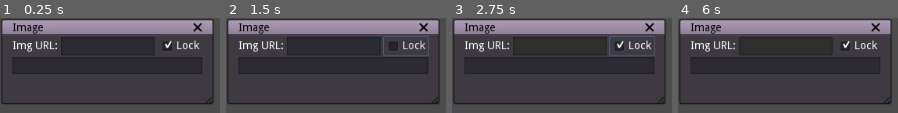
Above: before the commit, frames 1-4 (left to right).
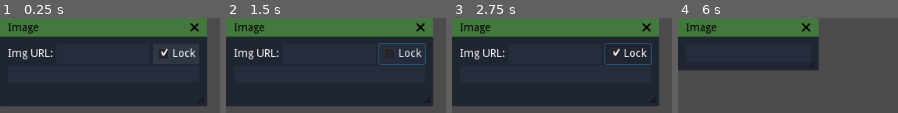
Above: after the commit, the same moments.

Repository: asheraryam/fikir-organizer
Game: Godot game, scene res://GraphNode.tscn
Two runs of this game, one before a commit and one after it. Both use one fixed random seed, a clock stepped at 60 frames per second and the inputs below. This scene is started directly instead of the project's main scene.
Inputs (mouse positions are in pixels of both pictures, inside the frame that each line leads up to; where the layout moved, square brackets give the same spot in the first picture):
- Up to frame 1 (0.25 s): no input
- Up to frame 2 (1.5 s): click "Lock" at 0.5 s; click (329, 64) [333, 56] at 1.25 s
- Up to frame 3 (2.75 s): click "Lock" at 2 s
- Up to frame 4 (6 s): click (781, 64) [785, 56] at 2.75 s; click "Lock" at 3.5 s; click (781, 64) [785, 56] at 4.25 s; tap Enter (ui_accept) at 5, 5.75 s; drag from (785, 46) to (outside the picture) at 5.02 s; drag from (outside the picture) to (outside the picture) at 5.77 s

The runs differ from the first frame. In frame 1, 60% of the frame differs, in the area x 0-98%, y 0-93%; in frame 2, 61%; in frame 3, 61%; in frame 4, 36%.

Commit message:
Add shortcut to instantly paste image from url, and another to paste a screenshot of the target website url.
Also change UI theme.

Screenshots of websites are obtained from the thumbnailsws API.

Diff:
--- a/source/GraphNode.gd
+++ b/source/GraphNode.gd
@@ -1,8 +1,12 @@
 extends GraphNode
 
+var API_KEY_THUMBNAILSWS = "ab97c2113e52c3aeca17d5d2b218aa2a4ac169d95308"
+var SNAPSHOT_WIDTH = 1080 #720
 onready var http_request := $HTTPRequest
 
-onready var text_edit = $HBoxContainer/TextEdit
+onready var text_edit = $HBoxContainer/ImageSettings/TextEdit
+onready var lock_btn = $HBoxContainer/ImageSettings/LockButton
+onready var url_label = $HBoxContainer/ImageSettings/URL_Label
 var texture_rect : TextureButton
 
 func _ready():
@@ -15,29 +19,62 @@
 	texture_rect.connect("pressed", self, "_on_TextureRect_pressed" )
 
 
-func get_image(url):
+func get_snapshot(url:String):
+	var thing = "https://api.thumbnail.ws/api/" + API_KEY_THUMBNAILSWS + "/thumbnail/get?url=" +url.percent_encode()+"&width="+ str(SNAPSHOT_WIDTH).percent_encode()
+	print(thing)
+	var error = http_request.request(thing)
+	if error != OK:
+	#	push_error("An error occurred in the HTTP request.")
+		set_node_empty()
+		return false
+
+	text_edit.text = url
+	set_node_has_image()
+	return true
+
+func get_image(url : String):
+	if url.find("gyazo.com") != -1 and url.find("i.gyazo.com") == -1:
+		print("Fixing gyazo link")
+		url.replace("gyazo.com", "i.gyazo.com")
+		url += ".png"
+	elif url.find("imgur.com") != -1 and url.find("i.imgur.com") == -1:
+		print("Fixing imgur link")
+		url.replace("imgur.com", "i.imgur.com")
+		url += ".png"
+
+
+
 	var http_stat = http_request.get_http_client_status()
 	if http_stat != HTTPClient.STATUS_CONNECTING and http_stat != HTTPClient.STATUS_RESOLVING:
 		var error = http_request.request(url)
 		if error != OK:
 		#	push_error("An error occurred in the HTTP request.")
+			set_node_empty()
 			return false
+
+		text_edit.text = url
+		set_node_has_image()
 		return true
 
+	set_node_empty()
 	return false
 
 
 # Called when the HTTP request is completed.
 func _http_request_completed(result, response_code, headers, body):
 	var image = Image.new()
+
+	print("Fetched image")
+	var texture : ImageTexture = ImageTexture.new()
+
 	var error = image.load_png_from_buffer(body)
 	if error != OK:
-		push_error("Couldn't load the image.")
-		set_node_empty()
-		return
-
-	print("Fetched image")
-	var texture : ImageTexture = ImageTexture.new()
+		push_error("Couldn't load png image, trying as jpg.")
+		var image_error = image.load_jpg_from_buffer(body)
+		if image_error != OK:
+			push_error("Couldn't load jpg image.")
+			set_node_empty()
+			return
 
 	texture.create_from_image(image)
 
@@ -45,11 +82,13 @@
 #	var texture_rect = TextureRect.new()
 #	add_child(texture_rect)
 	texture_rect.texture_normal = texture
-	$HBoxContainer/LockButton.visible = true
-	$HBoxContainer/LockButton.pressed = true
+	lock_btn.visible = true
+	lock_btn.pressed = true
 	text_edit.readonly = true
 
-	if not texture:
+	if texture:
+		set_node_has_image()
+	else:
 		set_node_empty()
 
 #	$TextureRect.rect_size = texture.get_size()
@@ -83,53 +122,65 @@
 		return ''
 
 func _on_Node_raise_request():
-	self.raise()
-
+	raise()
+	$BodyText.grab_focus()
 
 func _on_TextEdit_gui_input(event: InputEvent):
-	pass
-#	if event.is_action_released("ui_accept"):
-#		var url = text_edit.text.trim_suffix("\n")
-#		get_image(url)
-#		print("URL" + url)
-
-func check_for_image():
-	var url = text_edit.text.trim_suffix("\n")
+	if event.is_action_released("ui_accept"):
+		call_deferred("check_for_image")
+
+
+func check_for_image(p_url: String = ""):
+	var url
+	if p_url and p_url.length() >0:
+		url = p_url
+	else:
+		url = text_edit.text.trim_suffix("\n")
 	if url:
 		var success = get_image(url)
 		if success:
+			if p_url:
+				text_edit.text = p_url
 			var base_name = url.trim_prefix("http://").trim_prefix("https://")
 			base_name = base_name.split("/")[0]
 #			title = str(base_name)
 			title = "Image"
-			$HBoxContainer/URL_Label.visible = false
-	#		$ImageContainer.add_child(texture_rect)
-			$ImageContainer.visible = true
-			print("URL" + url)
-			texture_rect.rect_min_size = Vector2(160,160)
-
-			if texture_rect.expand:
-				rect_size = rect_min_size
+			set_node_has_image()
 		else:
 			set_node_empty()
 	else:
 		set_node_empty()
 
 func _on_TextEdit_text_changed():
-	call_deferred("check_for_image")
+	pass
+#	call_deferred("check_for_image")
 
 func set_node_empty():
+	$HBoxContainer/ImageSettings.visible = false
+
 	title = "Image"
 	$ImageContainer/TextureRect.texture_normal = null
 #	$ImageContainer.remove_child(texture_rect)
 	$ImageContainer.hide()
-	$HBoxContainer/LockButton.visible = false
-	$HBoxContainer/URL_Label.visible = true
+	lock_btn.visible = false
+	url_label.visible = true
 	texture_rect.rect_min_size = Vector2(0,0)
 
 	rect_size = rect_min_size
 
-
+func set_node_has_image():
+	$HBoxContainer/ImageSettings.visible = true
+	url_label.visible = false
+#		$ImageContainer.add_child(texture_rect)
+	$ImageContainer.visible = true
+	texture_rect.rect_min_size = Vector2(160,160)
+
+	if texture_rect.expand:
+		rect_size = rect_min_size
+
+func force_selected():
+	selected= true
+	$BodyText.grab_focus()
 
 
 func _on_Scale_Size_Button_toggled(button_pressed):
@@ -138,7 +189,6 @@
 	else:
 		texture_rect.expand = true
 		rect_size = rect_min_size
-
 
 func _on_TextureRect_pressed():
 	if texture_rect.expand:
--- a/source/GraphNode.tscn
+++ b/source/GraphNode.tscn
@@ -1,8 +1,20 @@
-[gd_scene load_steps=4 format=2]
+[gd_scene load_steps=8 format=2]
 
 [ext_resource path="res://GraphNode.gd" type="Script" id=1]
 [ext_resource path="res://TextEditExpand.gd" type="Script" id=2]
 [ext_resource path="res://ImageTextureRect.tscn" type="PackedScene" id=3]
+[ext_resource path="res://Themes/Dialogs/Dialog.tres" type="Theme" id=4]
+[ext_resource path="res://Themes/Nodes/Normal/Option.tres" type="StyleBox" id=5]
+[ext_resource path="res://Themes/Nodes/Normal/Expression.tres" type="StyleBox" id=6]
+
+[sub_resource type="StyleBoxFlat" id=4]
+bg_color = Color( 0.145098, 0.172549, 0.231373, 1 )
+corner_radius_top_left = 1
+corner_radius_top_right = 1
+corner_radius_bottom_right = 1
+corner_radius_bottom_left = 1
+expand_margin_left = 2.0
+expand_margin_right = 2.0
 
 [node name="GraphNode" type="GraphNode" groups=[
 "Persist",
@@ -11,6 +23,9 @@
 margin_bottom = 113.0
 rect_min_size = Vector2( 160, 40 )
 mouse_filter = 1
+theme = ExtResource( 4 )
+custom_styles/frame = ExtResource( 5 )
+custom_styles/selectedframe = ExtResource( 6 )
 title = "Image"
 show_close = true
 resizable = true
@@ -40,57 +55,82 @@
 [node name="HTTPRequest" type="HTTPRequest" parent="."]
 
 [node name="HBoxContainer" type="HBoxContainer" parent="."]
-margin_left = 16.0
-margin_top = 24.0
-margin_right = 259.0
-margin_bottom = 64.0
+margin_left = 10.0
+margin_top = 33.0
+margin_right = 255.0
+margin_bottom = 59.0
 alignment = 1
 __meta__ = {
 "_edit_use_anchors_": false
 }
 
-[node name="URL_Label" type="Label" parent="HBoxContainer"]
-margin_top = 13.0
+[node name="ImageSettings" type="HBoxContainer" parent="HBoxContainer"]
+margin_right = 245.0
+margin_bottom = 26.0
+
+[node name="URL_Label" type="Label" parent="HBoxContainer/ImageSettings"]
+margin_top = 6.0
 margin_right = 58.0
-margin_bottom = 27.0
+margin_bottom = 20.0
 text = "Img URL:"
 
-[node name="TextEdit" type="TextEdit" parent="HBoxContainer"]
+[node name="TextEdit" type="TextEdit" parent="HBoxContainer/ImageSettings"]
 margin_left = 62.0
 margin_right = 182.0
-margin_bottom = 40.0
-rect_min_size = Vector2( 120, 40 )
+margin_bottom = 26.0
+rect_min_size = Vector2( 120, 20 )
+focus_neighbour_left = NodePath("../../BodyText")
+focus_neighbour_top = NodePath("../../BodyText")
+focus_neighbour_right = NodePath("../../BodyText")
+focus_neighbour_bottom = NodePath("../../BodyText")
+focus_next = NodePath("../../BodyText")
+focus_previous = NodePath("../../BodyText")
+custom_styles/read_only = SubResource( 4 )
+custom_styles/focus = SubResource( 4 )
+custom_styles/normal = SubResource( 4 )
+custom_styles/completion = SubResource( 4 )
 wrap_enabled = true
 script = ExtResource( 2 )
+expand = false
 min_line = 1
 max_line = 1
 
-[node name="LockButton" type="CheckBox" parent="HBoxContainer"]
+[node name="LockButton" type="CheckBox" parent="HBoxContainer/ImageSettings"]
 margin_left = 186.0
-margin_right = 243.0
-margin_bottom = 40.0
+margin_right = 245.0
+margin_bottom = 26.0
 pressed = true
 text = "Lock"
 
 [node name="ImageContainer" type="HBoxContainer" parent="."]
-margin_left = 16.0
-margin_top = 65.0
-margin_right = 259.0
-margin_bottom = 65.0
+margin_left = 10.0
+margin_top = 60.0
+margin_right = 255.0
+margin_bottom = 60.0
 alignment = 1
 
 [node name="TextureRect" parent="ImageContainer" instance=ExtResource( 3 )]
-margin_left = 121.0
-margin_right = 121.0
+margin_left = 122.0
+margin_right = 122.0
 margin_bottom = 0.0
 rect_min_size = Vector2( 0, 0 )
 
 [node name="BodyText" type="TextEdit" parent="."]
-margin_left = 16.0
-margin_top = 66.0
-margin_right = 259.0
-margin_bottom = 106.0
+margin_left = 10.0
+margin_top = 61.0
+margin_right = 255.0
+margin_bottom = 101.0
 rect_min_size = Vector2( 160, 40 )
+focus_neighbour_left = NodePath("../HBoxContainer/TextEdit")
+focus_neighbour_top = NodePath("../HBoxContainer/TextEdit")
+focus_neighbour_right = NodePath("../HBoxContainer/TextEdit")
+focus_neighbour_bottom = NodePath("../HBoxContainer/TextEdit")
+focus_next = NodePath("../HBoxContainer/TextEdit")
+focus_previous = NodePath("../HBoxContainer/TextEdit")
+custom_styles/read_only = SubResource( 4 )
+custom_styles/focus = SubResource( 4 )
+custom_styles/normal = SubResource( 4 )
+custom_styles/completion = SubResource( 4 )
 wrap_enabled = true
 script = ExtResource( 2 )
 min_line = 1
@@ -98,8 +138,8 @@
 [connection signal="close_request" from="." to="." method="_on_Node_close_request"]
 [connection signal="raise_request" from="." to="." method="_on_Node_raise_request"]
 [connection signal="resize_request" from="." to="." method="_on_Node_resize_request"]
-[connection signal="gui_input" from="HBoxContainer/TextEdit" to="." method="_on_TextEdit_gui_input"]
-[connection signal="text_changed" from="HBoxContainer/TextEdit" to="HBoxContainer/TextEdit" method="_on_ExpandingText_text_changed"]
-[connection signal="text_changed" from="HBoxContainer/TextEdit" to="." method="_on_TextEdit_text_changed"]
-[connection signal="toggled" from="HBoxContainer/LockButton" to="." method="_on_LockButton_toggled"]
+[connection signal="gui_input" from="HBoxContainer/ImageSettings/TextEdit" to="." method="_on_TextEdit_gui_input"]
+[connection signal="text_changed" from="HBoxContainer/ImageSettings/TextEdit" to="." method="_on_TextEdit_text_changed"]
+[connection signal="text_changed" from="HBoxContainer/ImageSettings/TextEdit" to="HBoxContainer/ImageSettings/TextEdit" method="_on_ExpandingText_text_changed"]
+[connection signal="toggled" from="HBoxContainer/ImageSettings/LockButton" to="." method="_on_LockButton_toggled"]
 [connection signal="text_changed" from="BodyText" to="BodyText" method="_on_ExpandingText_text_changed"]
--- a/source/Main.gd
+++ b/source/Main.gd
@@ -19,8 +19,9 @@
 #		print(OS.clipboard)
 
 	if Input.is_key_pressed(KEY_ALT):
-		if event.is_action_pressed("add_node"):
-			var new_node = graph_node.instance()
+		if (event.is_action_pressed("add_node") or  event.is_action_pressed(
+			"paste_url_with_snapshot") or event.is_action_pressed("paste_image_url")):
+			var new_node : GraphNode = graph_node.instance()
 
 			new_node.offset += initial_node_position + (
 		#			Vector2(int(node_index/5) * additional_offset.x,
@@ -30,7 +31,11 @@
 			$GraphEdit.add_child(new_node)
 
 			new_node.set_node_empty()
-
+			if event.is_action_pressed("paste_image_url"):
+				new_node.get_image(OS.clipboard)
+			if event.is_action_pressed("paste_url_with_snapshot"):
+				new_node.get_snapshot(OS.clipboard)
+			new_node.force_selected()
 			node_index +=1
 
 	if event.is_pressed():
--- a/source/Main.tscn
+++ b/source/Main.tscn
@@ -1,6 +1,7 @@
-[gd_scene load_steps=2 format=2]
+[gd_scene load_steps=3 format=2]
 
 [ext_resource path="res://Main.gd" type="Script" id=1]
+[ext_resource path="res://Themes/Containers/Graph.tres" type="Theme" id=2]
 
 [node name="Main" type="Control"]
 anchor_right = 1.0
@@ -13,6 +14,7 @@
 [node name="GraphEdit" type="GraphEdit" parent="."]
 anchor_right = 1.0
 anchor_bottom = 1.0
+theme = ExtResource( 2 )
 __meta__ = {
 "_edit_use_anchors_": false
 }
--- a/source/project.godot
+++ b/source/project.godot
@@ -26,6 +26,16 @@
 "events": [ Object(InputEventKey,"resource_local_to_scene":false,"resource_name":"","device":0,"alt":false,"shift":false,"control":false,"meta":false,"command":false,"pressed":false,"scancode":65,"unicode":0,"echo":false,"script":null)
  ]
 }
+paste_image_url={
+"deadzone": 0.5,
+"events": [ Object(InputEventKey,"resource_local_to_scene":false,"resource_name":"","device":0,"alt":false,"shift":false,"control":false,"meta":false,"command":false,"pressed":false,"scancode":83,"unicode":0,"echo":false,"script":null)
+ ]
+}
+paste_url_with_snapshot={
+"deadzone": 0.5,
+"events": [ Object(InputEventKey,"resource_local_to_scene":false,"resource_name":"","device":0,"alt":false,"shift":false,"control":false,"meta":false,"command":false,"pressed":false,"scancode":81,"unicode":0,"echo":false,"script":null)
+ ]
+}
 
 [rendering]
 
